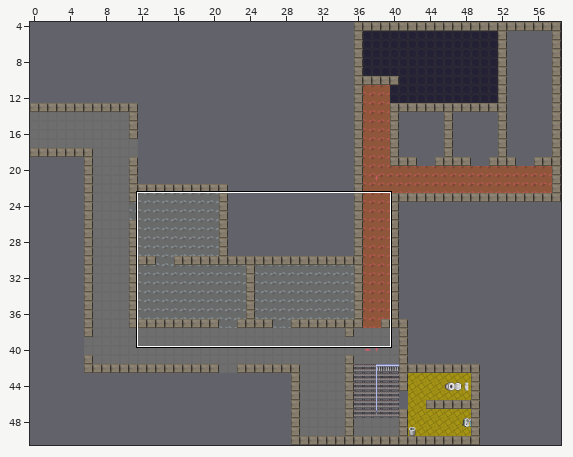
A Tiled map (JSON) gets an edit: zl-map/maps/zl-og.json. Above, an overview of the earlier version with the close-up marked.
Close-up. As it was:
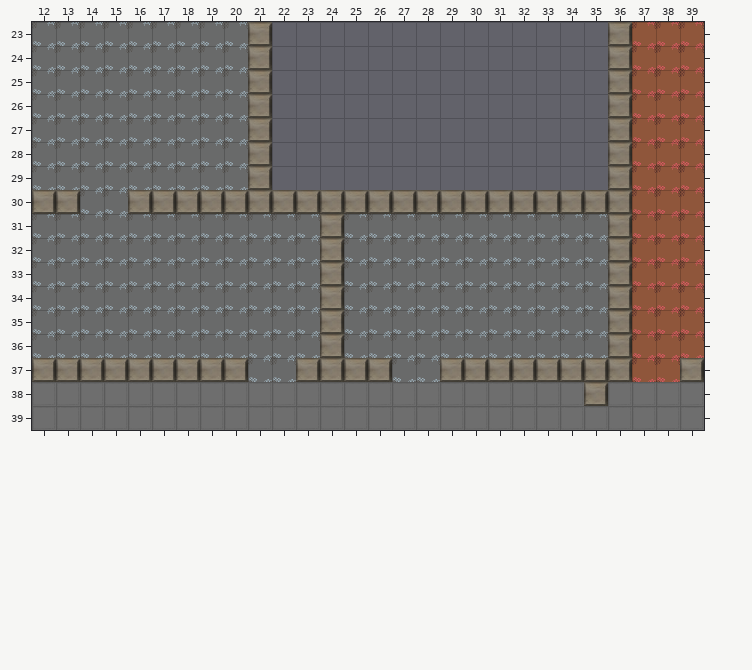
Cells are 32x32 px. Shown: x 12..39, y 23..39. The commit also changed other parts of the map, which this record leaves out.
Once edited:
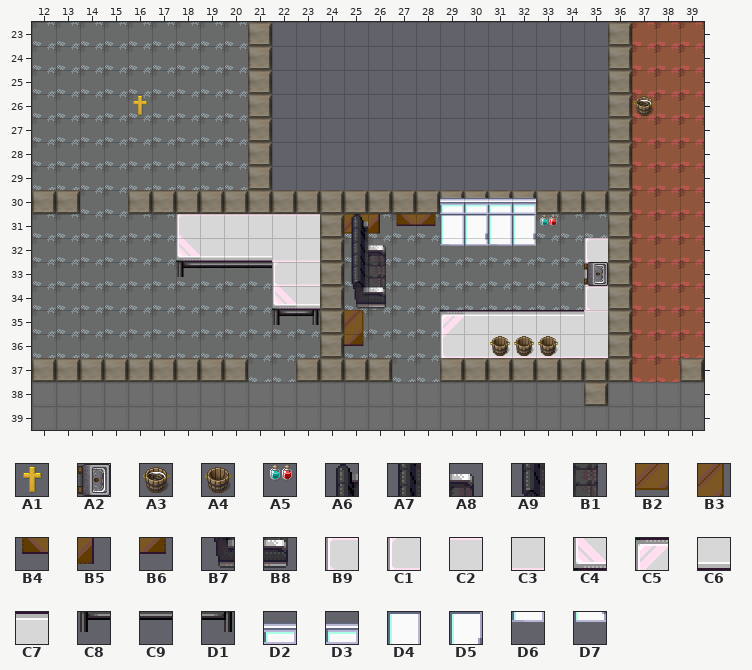
Key: from "fantasy": A1 614, A2 763 turned 90, A3 864, A4 865, A5 985; from "office_1": A6 90, A7 106, A8 107, A9 122, B1 123, B2 130 flipped up-down, B3 130 turned 90, B4 131 flipped on the diagonal, B5 131 flipped up-down, B6 131 turned 90, B7 138, B8 139, B9 152, C1 152 flipped up-down, C2 153, C3 153 flipped up-down, C4 168, C5 168 flipped up-down, C6 169, C7 169 flipped up-down, C8 184, C9 185, D1 186; from "office_2": D2 12, D3 13, D4 28, D5 29, D6 44, D7 45.
__ is an empty cell.
Diff:
Layer "things":
y 26: x 16 __ -> A1; x 37 __ -> A3
y 30: x 29..32 __ __ __ __ -> D2 D3 D2 D3
y 31: x 18..23 __ __ __ __ __ __ -> B9 C2 C2 C2 C2 C2; x 25..32 __ __ __ __ __ __ __ __ -> B2 B5 B4 B6 D4 D5 D4 D5
y 32: x 18..23 __ __ __ __ __ __ -> C4 C6 C6 C6 C3 C3; x 25..26 __ __ -> A7 A8; x 29..32 __ __ __ __ -> D6 D7 D6 D7; x 35 __ -> B9
y 33: x 18..23 __ __ __ __ __ __ -> C8 C9 C9 C9 C1 C3; x 25..26 __ __ -> A9 B1; x 35 __ -> B9
y 34: x 22..23 __ __ -> C4 C6; x 25..26 __ __ -> B7 B8; x 35 __ -> B9
y 35: x 22..23 __ __ -> C8 D1; x 25 __ -> B3; x 29..35 __ __ __ __ __ __ __ -> C5 C7 C7 C7 C7 C7 C2
y 36: x 25 __ -> B6; x 29..35 __ __ __ __ __ __ __ -> C1 C3 C3 C3 C3 C3 C3
Layer "on-top-of-things":
y 31: x 25 __ -> A6; x 33 __ -> A5
y 33: x 35 __ -> A2
y 36: x 31..33 __ __ __ -> A4 A4 A4
